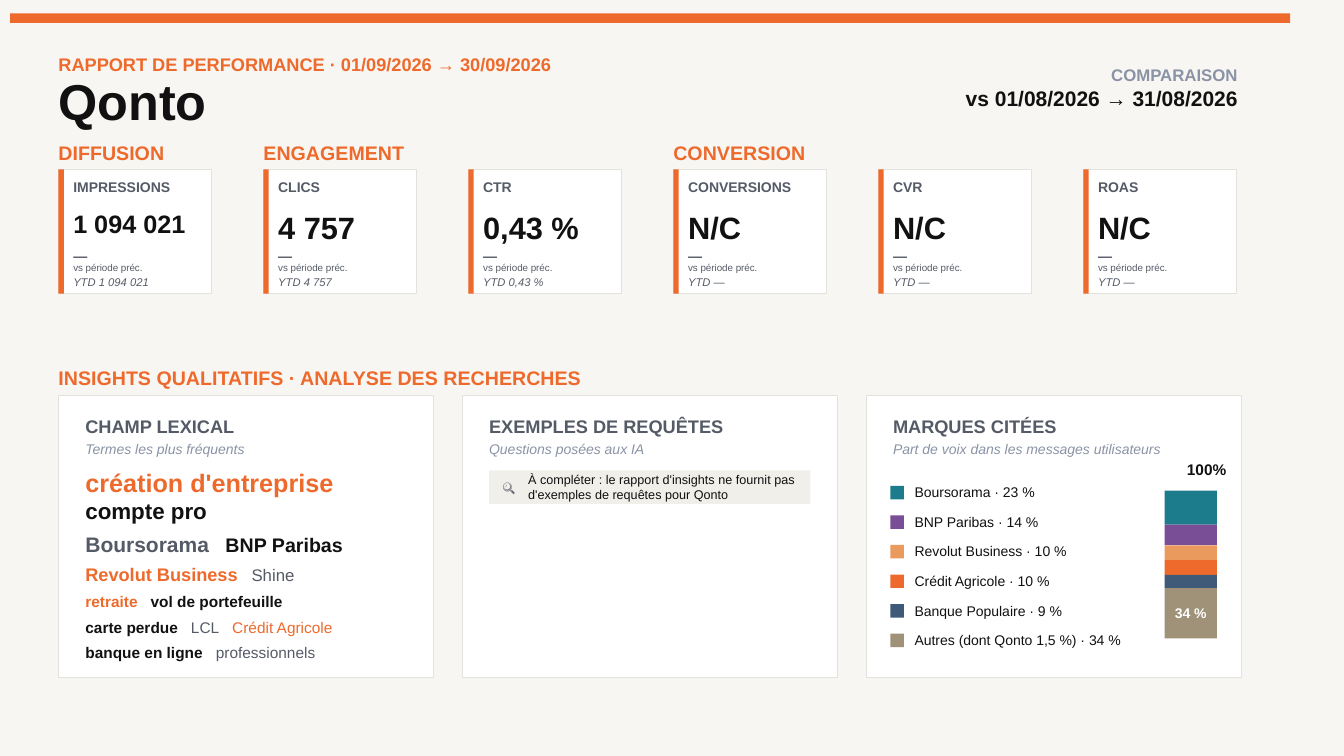
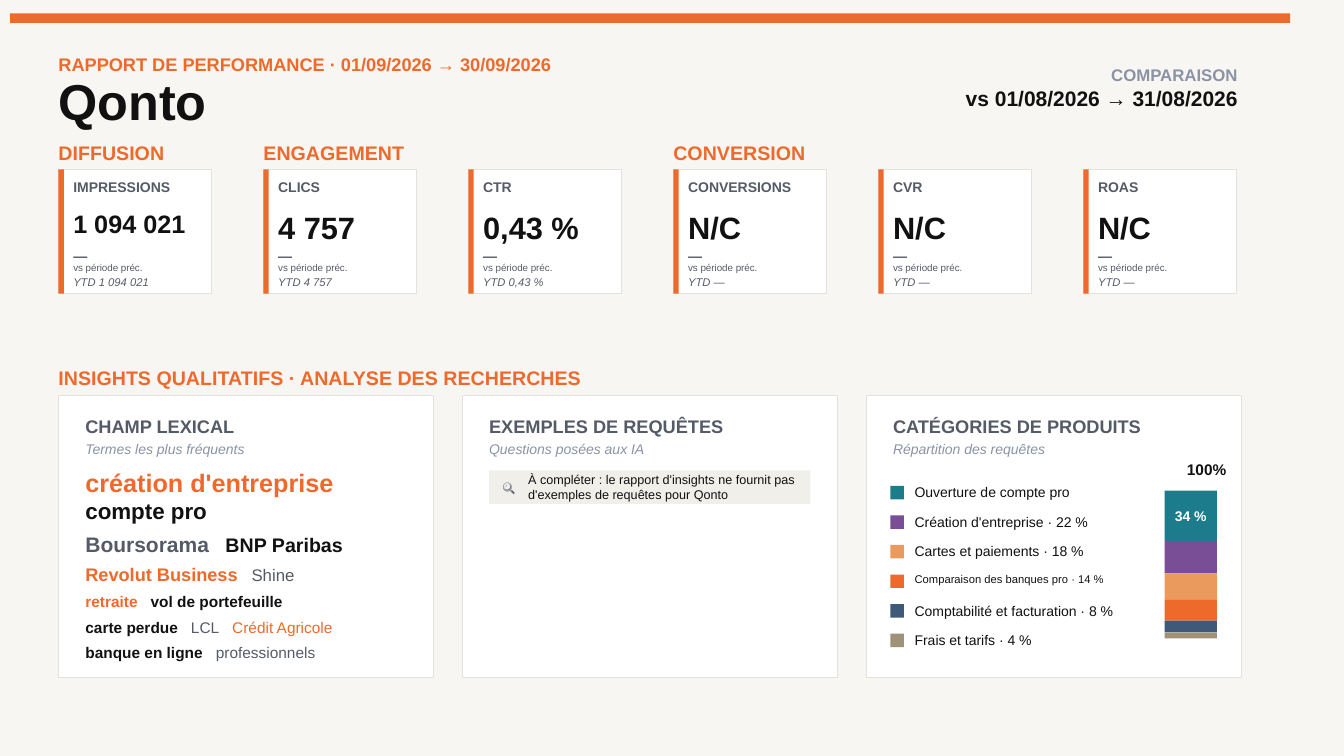
Before and after one commit to stephanemonmarson-creator/Lemrock, a slide deck: slide 41 of rapports/septembre/121026_Customer Success_Septembre 26.pptx. Drawn at 1344x756 pixels with LibreOffice and Linux fonts; fonts in the diff are those of the drawing. Boxes give left, top, right and bottom in pixels: in the first picture for what was removed or moved away, otherwise in the second. Text is boxed around its words. In the diff, an @@ line names an element or a change of style, - is before the commit and + after.

```diff
--- a/rapports/septembre/121026_Customer Success_Septembre 26.pptx
+++ b/rapports/septembre/121026_Customer Success_Septembre 26.pptx
@@ text at <box>893,419,1141,433</box>: text changed @@
-MARQUES CITÉES
+CATÉGORIES DE PRODUITS
@@ text at <box>893,444,1045,457</box>: text changed @@
-Part de voix dans les messages utilisateurs
+Répartition des requêtes
@@ text at <box>915,487,1070,500</box>: text changed @@
-Boursorama · 23 %
+Ouverture de compte pro
@@ rectangle: place and size @@
-rectangle at <box>1165,491,1217,525</box>
+rectangle at <box>1165,491,1217,541</box>
@@ text "34 %": place and size @@
-text "34 %" at <box>1175,608,1191,618</box>
+text "34 %" at <box>1175,511,1191,521</box>
@@ text at <box>915,516,1072,530</box>: text changed @@
-BNP Paribas · 14 %
+Création d'entreprise · 22 %
@@ rectangle removed at <box>1165,524,1217,545</box> @@
@@ text at <box>915,546,1068,559</box>: text changed @@
-Revolut Business · 10 %
+Cartes et paiements · 18 %
@@ rectangle: place and size @@
-rectangle at <box>1165,545,1217,561</box>
+rectangle at <box>1165,541,1217,574</box>
@@ rectangle at <box>1165,541,1217,574</box>: fill #EB9A5E to #7A4E96 @@
@@ text at <box>915,575,1090,586</box>: text changed; size 10 to 8 pt @@
-Crédit Agricole · 10 %
+Comparaison des banques pro · 14 %
@@ rectangle: place and size @@
-rectangle at <box>1165,561,1217,576</box>
+rectangle at <box>1165,574,1217,600</box>
@@ rectangle at <box>1165,574,1217,600</box>: fill #EE6A2C to #EB9A5E @@
@@ text at <box>915,605,1097,619</box>: text changed @@
-Banque Populaire · 9 %
+Comptabilité et facturation · 8 %
@@ rectangle: place and size @@
-rectangle at <box>1165,575,1217,588</box>
+rectangle at <box>1165,600,1217,621</box>
@@ rectangle at <box>1165,600,1217,621</box>: fill #3E5A78 to #EE6A2C @@
@@ rectangle: place and size @@
-rectangle at <box>1165,588,1217,638</box>
+rectangle at <box>1165,621,1217,633</box>
@@ rectangle at <box>1165,621,1217,633</box>: fill #A09278 to #3E5A78 @@
@@ text at <box>915,635,1016,645</box>: text changed @@
-Autres (dont Qonto 1,5 %) · 34 %
+Frais et tarifs · 4 %
@@ rectangle added at <box>1165,632,1217,638</box>, fill #A09278 @@
```
Also in this commit, not shown: 2 other slides changed, 8 other files.
